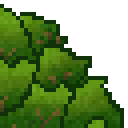
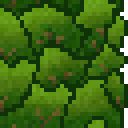
Two versions of the same layered image (w=128, h=128). Layer-by-layer changes:
added layer "Block 4" (1st of 2) above "Block 4" over [116, 0, 128, 108]
added layer "Block 4" (2nd of 2) (screen) above "Block 3" over [0, 0, 128, 108]
hid "Triangle 3" (1st of 2) over [24, 12, 124, 108]
hid "Triangle 3" (2nd of 2) over [0, 0, 128, 108]
